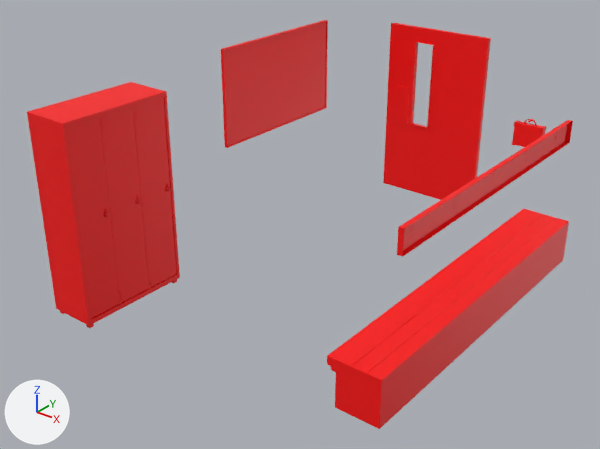
Renders of the FBX model Assets/_Nicolai/Props/LockerRoom/Models/LockerRoomProps.fbx from each side of a commit.
Before and after are seen from a 50 mm lens placed at (5.75, -6.34, 4.34), pointed at (1.02, -0.43, 0.68). The lights are fixed; the arrows at lower left show +X, +Y and +Z. Where no turn or scale is listed for an object, it has been applied to the vertices.

In view in the first picture: 'Bench', 'ClothingRack', 'Door', 'Locker_01', 'Whiteboard', 'first_aid'.
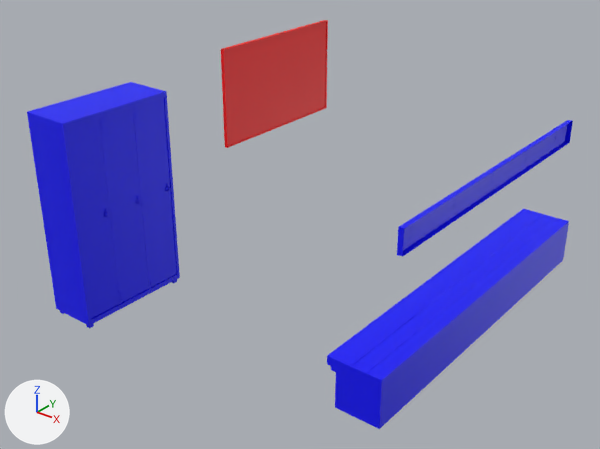
Where the newer file only moved an object's origin or applied its transform, the numbers keep the older frame.

The change in detail:
Material 'lambert7' (mat_lambert7) is new.
Its base color is (0.0, 0.0, 1.0) (blue #0000ff).
me_mesh_004 has 114 vertices, 214 faces and spans x -0.26..0.26, y -1.81..1.81, z -0.24..0.24.
me_mesh_004 no longer uses material mat_lambert6 (red #ff0000).
me_mesh_004 now uses material mat_lambert7 (blue #0000ff).
me_mesh has 744 vertices, 567 faces and spans x -0.25..0.27, y -0.59..0.59, z 0.0..2.05.
me_mesh no longer uses material mat_lambert6 (red #ff0000).
me_mesh now uses material mat_lambert7 (blue #0000ff).
me_mesh_005 has 272 vertices, 485 faces and spans x -0.04..0.04, y -1.76..1.32, z -0.11..0.11.
me_mesh_005 no longer uses material mat_lambert6 (red #ff0000).
me_mesh_005 now uses material mat_lambert7 (blue #0000ff).
Object 'Door' (ob_door) is deleted.
Object 'first_aid' (ob_first_aid) is deleted.

Where the change shows, as pixel boxes (x1, y1, x2, y2) in the pictures (600 x 449 px):
'Locker_01', recoloured (red to blue)
    both: (27, 82, 180, 328)
'Bench', recoloured (red to blue)
    both: (327, 209, 569, 429)
'Door', deleted (red)
    before: (383, 23, 491, 200)
'ClothingRack', recoloured (red to blue)
    both: (397, 120, 573, 257)
'first_aid', deleted (red)
    before: (512, 119, 546, 147)
